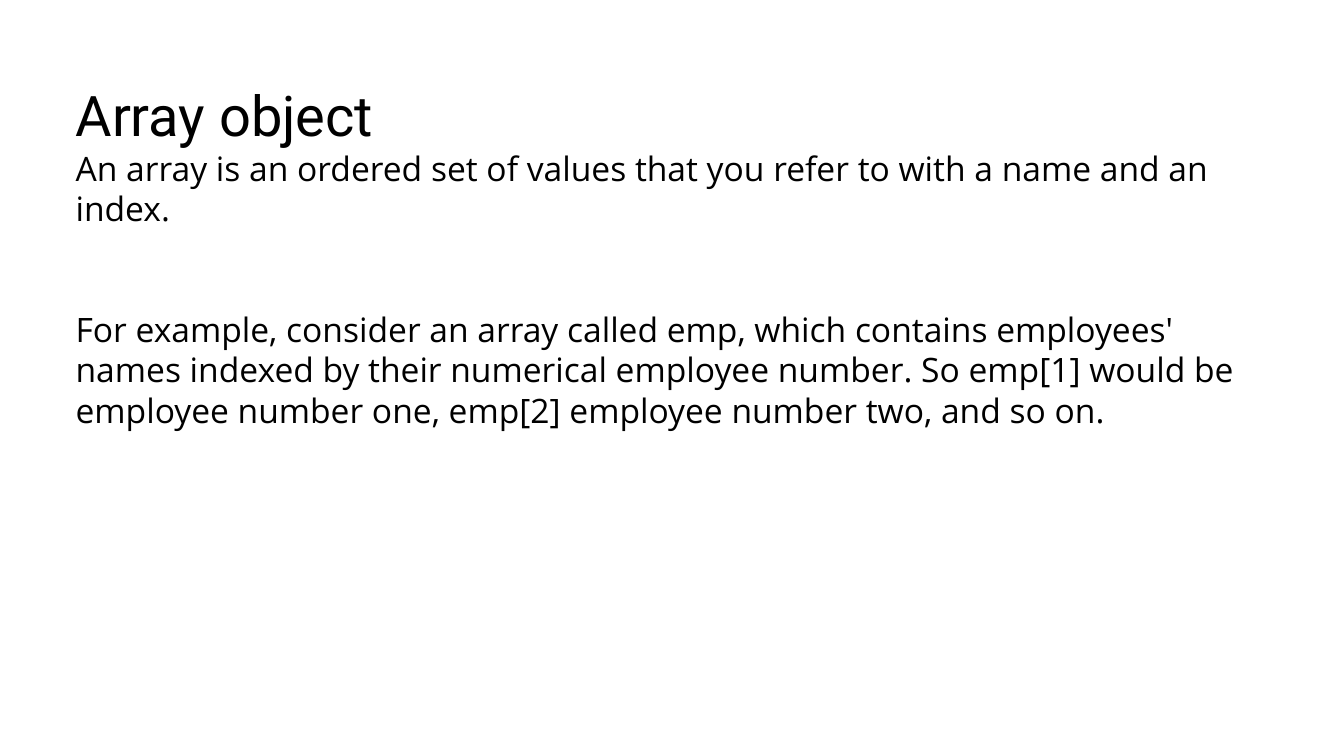
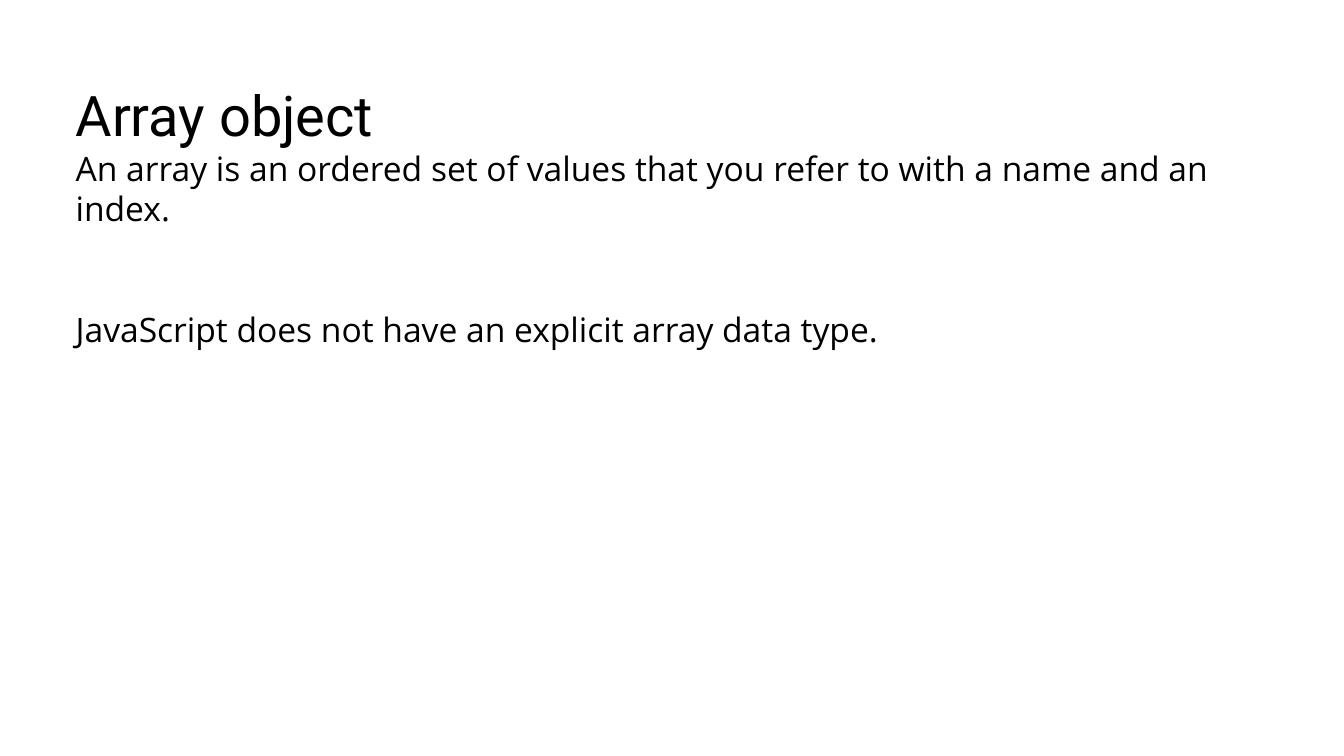
Before and after one commit to RostyslavSynenko/Lv-469.NodeJS, a slide deck: slide 3 of presentations/Built-in Collections.pptx. Drawn at 1344x756 pixels with LibreOffice and Linux fonts; fonts in the diff are those of the drawing; background and template pictures are left out. Boxes give left, top, right and bottom in pixels: in the first picture for what was removed or moved away, otherwise in the second. Text is boxed around its words. In the diff, an @@ line names an element or a change of style, - is before the commit and + after.

```diff
--- a/presentations/Built-in Collections.pptx
+++ b/presentations/Built-in Collections.pptx
@@ title at [76,94,1207,350]: text changed @@
-Array object
-An array is an ordered set of values that you refer to with a name and an index.
-For example, consider an array called emp, which contains employees' names indexed by their numerical employee number. So emp[1] would be employee number one, emp[2] employee number two, and so on.
+Array object
+An array is an ordered set of values that you refer to with a name and an index.
+JavaScript does not have an explicit array data type.
```
Also in this commit, not shown: 3 other slides changed, 14 slides added, 1 slide removed.
